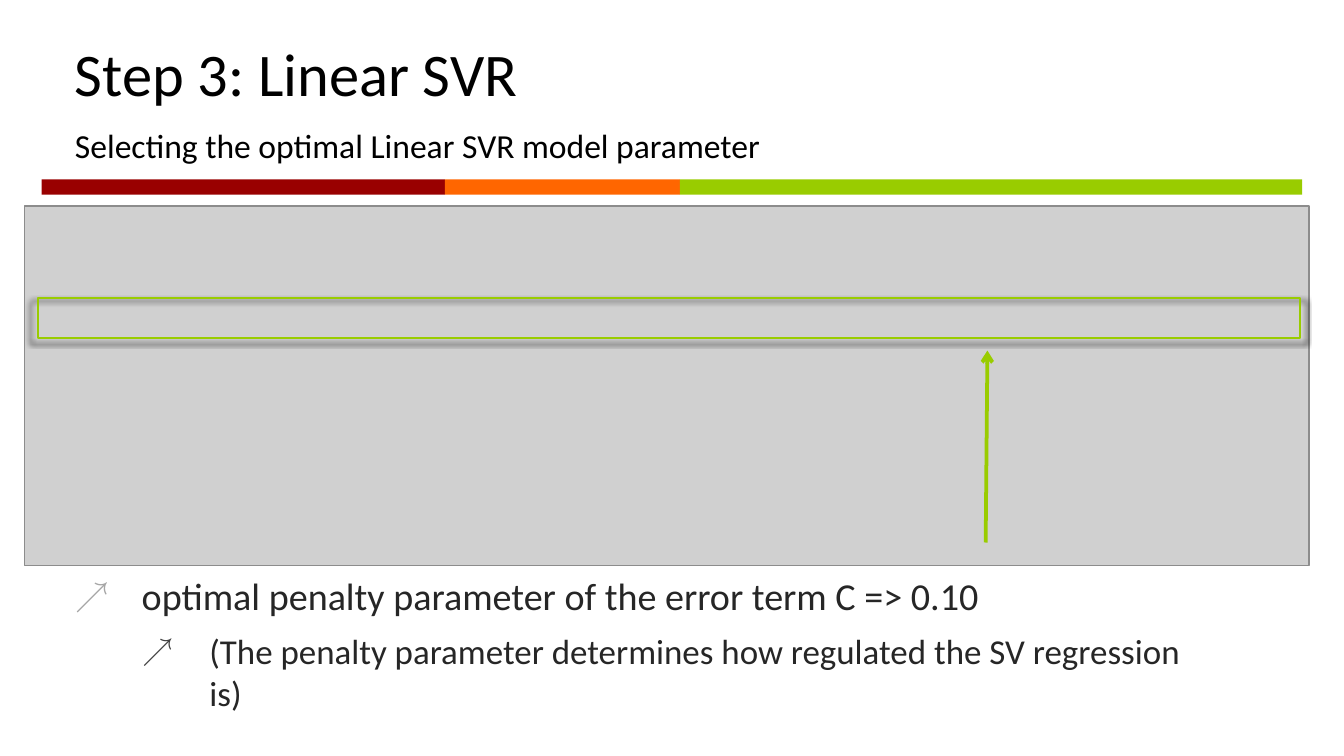
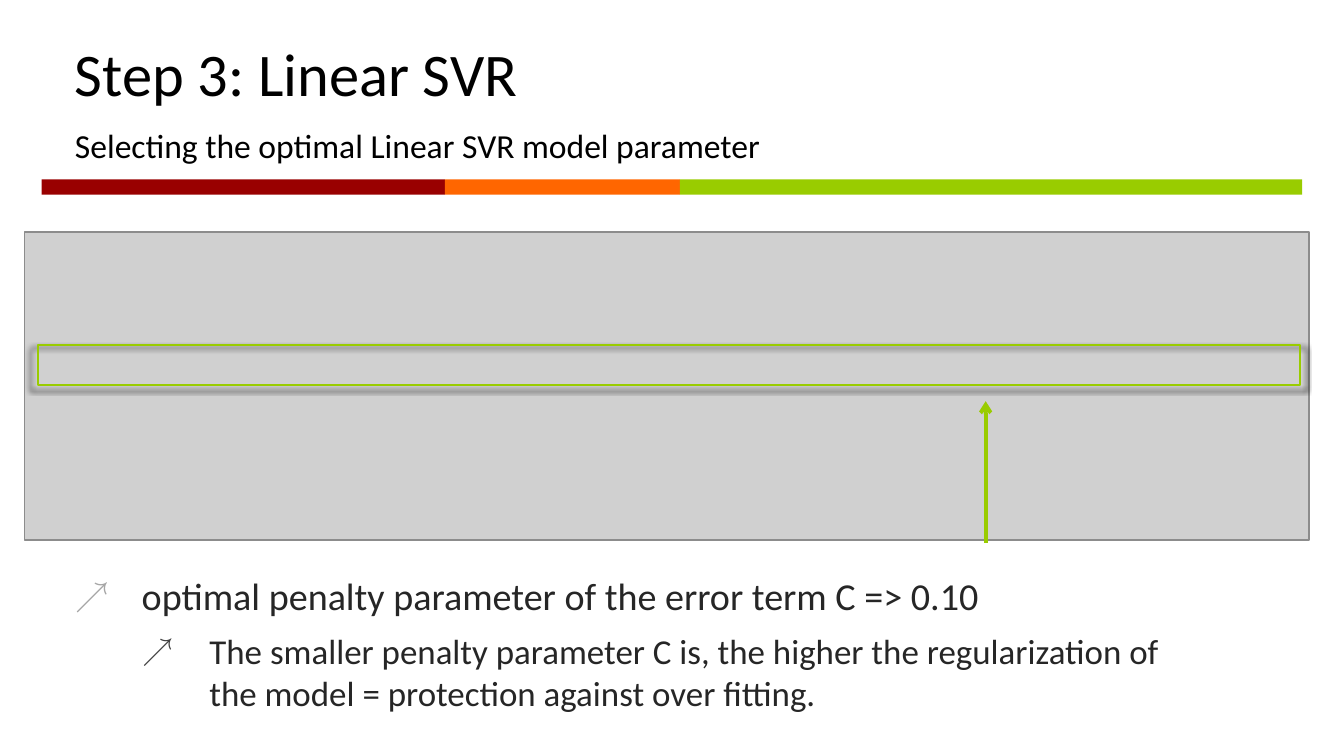
Before and after one commit to linreg2/Project1, a slide deck: slide 11 of project1_presentation.pptx. Drawn at 1344x756 pixels with LibreOffice and Linux fonts; fonts in the diff are those of the drawing; grey boxes stand for pictures; background and template pictures are left out. Boxes give left, top, right and bottom in pixels: in the first picture for what was removed or moved away, otherwise in the second. Text is boxed around its words. In the diff, an @@ line names an element or a change of style, - is before the commit and + after.

```diff
--- a/project1_presentation.pptx
+++ b/project1_presentation.pptx
@@ picture: place and size @@
-picture at (24, 206, 1309, 566)
+picture at (24, 233, 1309, 540)
@@ rectangle: place and size @@
-rectangle at (39, 298, 1301, 339)
+rectangle at (39, 345, 1301, 386)
@@ arrow moved from (985, 543) - (988, 351) to (985, 543) - (985, 402) @@
@@ text at (209, 639, 1158, 712): text changed @@
-  ↗ (The penalty parameter determines how regulated the SV regression is)
+  ↗ The smaller penalty parameter C is, the higher the regularization of the model = protection against over fitting.
```
Also in this commit, not shown: 12 other slides changed, 2 other files.
